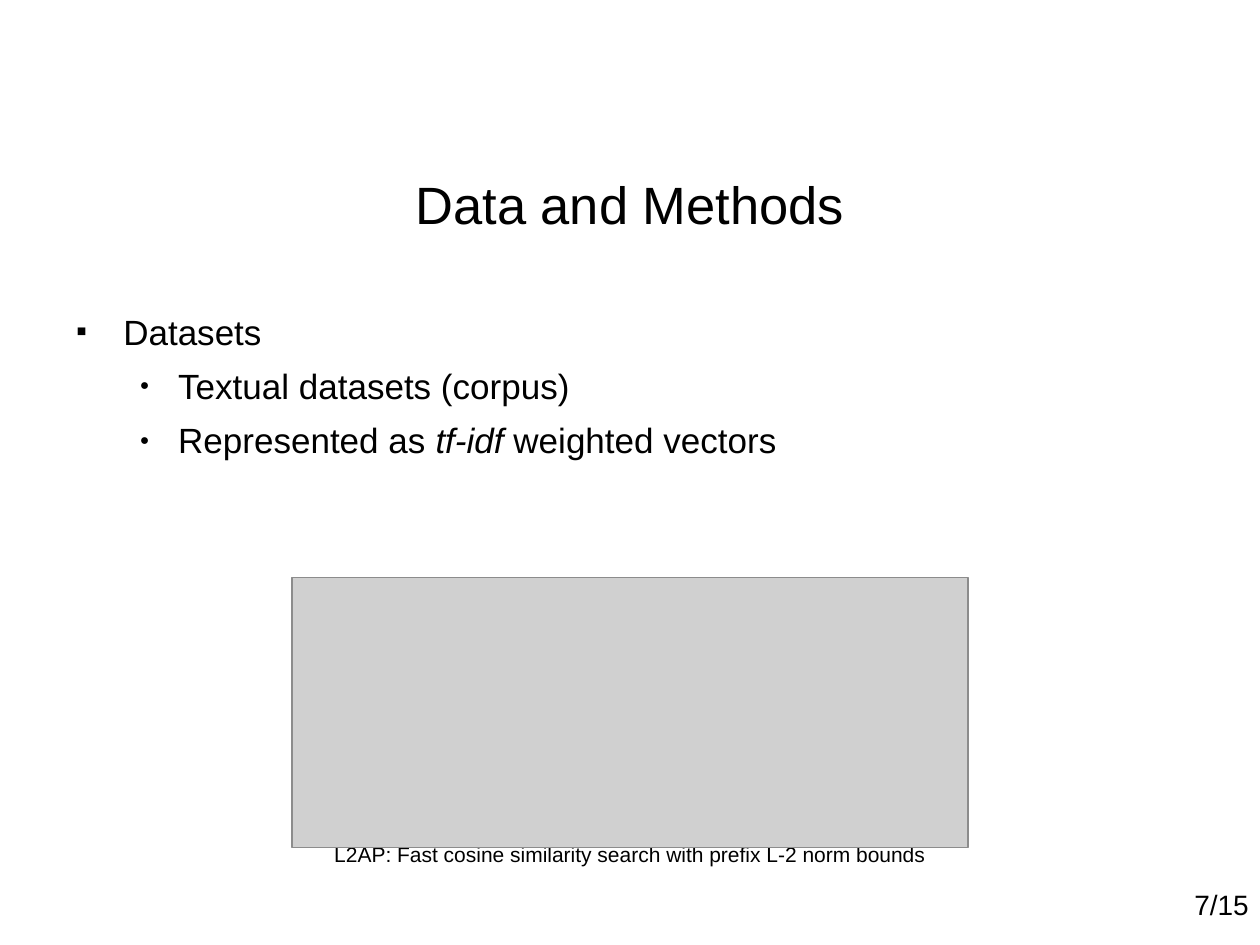
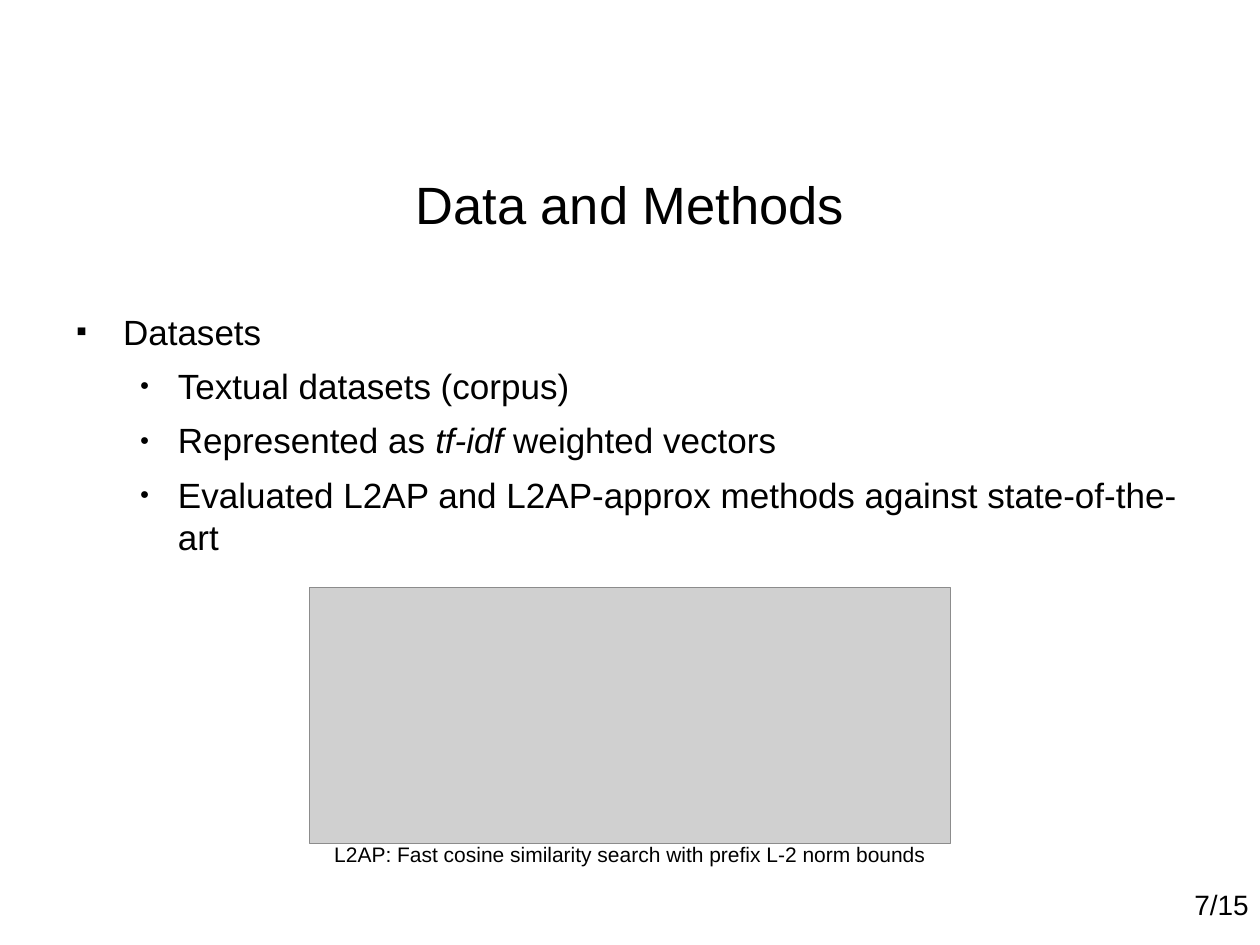
Before and after one commit to paulohq/apresentacao-L2AP, a slide deck: slide 8 of apresentacao-L2AP.ppt. Drawn at 1260x945 pixels with LibreOffice and Linux fonts; fonts in the diff are those of the drawing; grey boxes stand for pictures; background and template pictures are left out. Boxes give left, top, right and bottom in pixels: in the first picture for what was removed or moved away, otherwise in the second. Text is boxed around its words. In the diff, an @@ line names an element or a change of style, - is before the commit and + after.

```diff
--- a/apresentacao-L2AP.ppt
+++ b/apresentacao-L2AP.ppt
@@ text at (x1=178, y1=482, x2=1176, y2=551): paragraph added @@
+  ● Evaluated L2AP and L2AP-approx methods against state-of-the-art
@@ picture resized from (x1=292, y1=577, x2=968, y2=847) to (x1=310, y1=587, x2=950, y2=843) @@
```
Also in this commit, not shown: 9 other slides changed, 2 other files.
